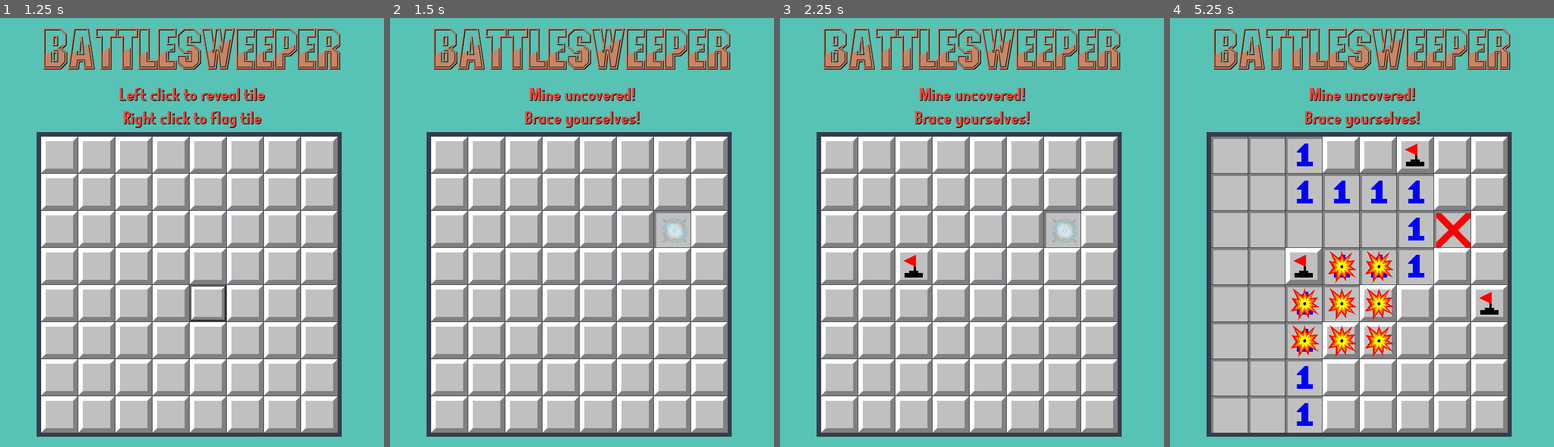
Above: before the commit, frames 1-4 (left to right).
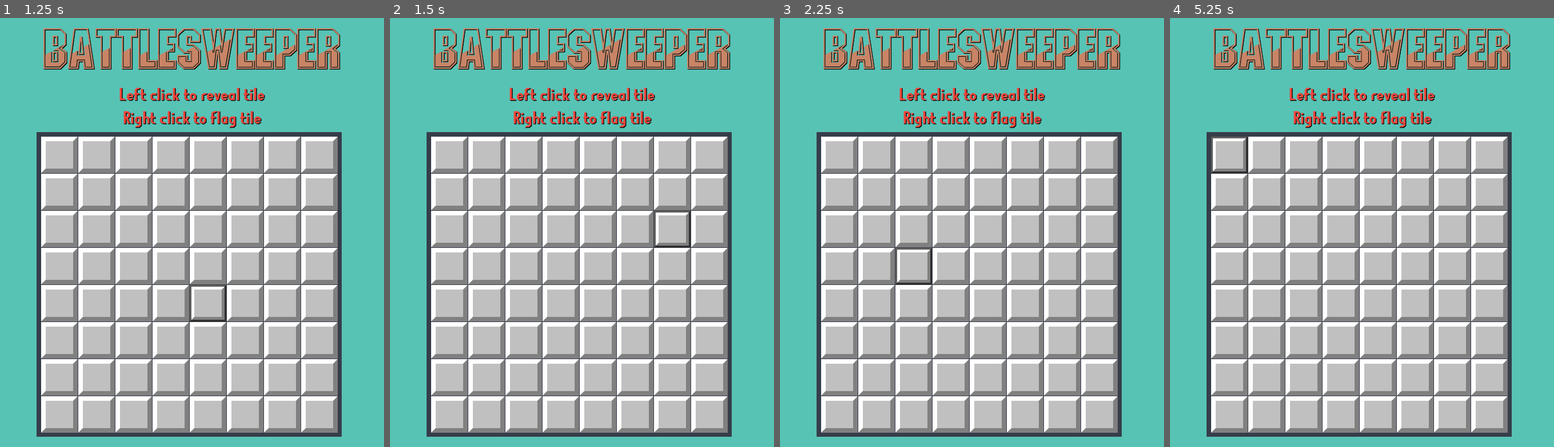
Above: after the commit, the same moments.

Repository: OverTimeChaos/BattleSweeper
Game: Godot game, scene res://Codes and Screens/TitleScreen.tscn
Same seed, same stepped clock (60 frames per second), same inputs: the game is played once before the commit and once after it.
Inputs (mouse positions are in pixels of both pictures, inside the frame that each line leads up to):
- Up to frame 1 (1.25 s): click "Start" at 0.5 s
- Up to frame 2 (1.5 s): tap Enter (Enter) at 1.25 s; move the mouse to (666, 211) at 1.27 s; press the mouse at (666, 211) at 1.28 s
- Up to frame 3 (2.25 s): right-click (1056, 211) at 1.55 s; tap Enter (Enter) at 2 s; move the mouse to (895, 253) at 2.02 s; release the mouse at (895, 253) at 2.03 s; right-click (895, 253) at 2.1 s
- Up to frame 4 (5.25 s): click (1285, 253) at 2.3 s; tap Enter (Enter) at 2.75, 2.85, 3.5, 4.25, 5 s; move the mouse to (1400, 138) at 2.77 s; hold Right mouse button (RightClick) 2.78-3.53 s; click (1400, 138) at 2.92 s; move the mouse to (1342, 318) at 3.52 s; click (1342, 318) at 3.6 s; move the mouse to (1477, 296) at 4.27 s; hold Right mouse button (RightClick) 4.28-5.03 s; click (1477, 296) at 4.42 s; move the mouse to (1246, 168) at 5.02 s; click (1246, 168) at 5.1 s

Frame 1 is identical in both runs. In frame 2, 1.9% of the frame differs, in the area x 31-79%, y 16-54%; in frame 3, 2.2%; in frame 4, 17%, in the area x 10-86%, y 16-97%.

Commit message:
ship indication

Diff:
--- a/Godot project/Codes and Screens/Events.gd
+++ b/Godot project/Codes and Screens/Events.gd
@@ -1,3 +1,4 @@
 extends Node
 
-signal EventTrigger(event:String)
+signal EventTrigger(event:String,info:String)
+signal NodePosition(node,postion)
--- a/Godot project/Codes and Screens/GameText.gd
+++ b/Godot project/Codes and Screens/GameText.gd
@@ -2,10 +2,13 @@
 func _ready():
 	Events.EventTrigger.connect(EventTriggered)
 
-func EventTriggered(event):
+func EventTriggered(event,info):
 	if event == "default": #changes text to default message
 		$".".text = "Left click to reveal tile
 Right click to flag tile"
 	if event == "boom": #changes text to boom message
 		$".".text = "Mine uncovered!
 		Brace yourselves!"
+	if event == "placing":
+		$".".text = "Left click to place " + info +"
+		Right click to rotate"
--- a/Godot project/Codes and Screens/MainGame.tscn
+++ b/Godot project/Codes and Screens/MainGame.tscn
@@ -29,6 +29,14 @@
 grow_vertical = 2
 color = Color(0.211765, 0.239216, 0.290196, 1)
 
+[node name="Control" type="Control" parent="MineSpace"]
+layout_mode = 1
+anchors_preset = 15
+anchor_right = 1.0
+anchor_bottom = 1.0
+grow_horizontal = 2
+grow_vertical = 2
+
 [node name="Mechanics" type="Node2D" parent="."]
 script = ExtResource("3_mi6uc")
 
@@ -50,3 +58,5 @@
 
 [node name="Debug message" type="Label" parent="VBoxContainer"]
 layout_mode = 2
+
+[connection signal="mouse_entered" from="MineSpace/Control" to="Mechanics" method="_on_control_mouse_entered"]
--- a/Godot project/Codes and Screens/Mechanics.gd
+++ b/Godot project/Codes and Screens/Mechanics.gd
@@ -1,11 +1,21 @@
 extends Node2D
 var Tile = preload("res://Codes and Screens/Tile.tscn") #preloads the tile scene onto this scene
-var tiles
+#array to set tile map
+var tiles= []
+#Variables for node info
+var noded =""
+var postioning = []
+# ship info
+var rotate = false
+var pn = 0
+var mouseinside = false
+const placing = "placing"
+const default = "default"
 
 
 #Calls when the scene is opened
 func _ready():
-
+	Events.NodePosition.connect(Nodepostioned) #connects a signal that reports the nodes position
 	#Spreads the tiles evenly per 65px from left corner of MineSpace rect
 	for r in StandAlone.Row:
 		for c in StandAlone.Col:
@@ -13,7 +23,12 @@
 			t.position = Vector2(r, c)*65
 			add_child(t)
 	tiles = get_children()
-	SetMines()
+	StandAlone.ShipPlacement = true
+
+func _process(delta):
+	if StandAlone.ShipPlacement == true:
+		shipPlacer()
+
 
 #function for setting bombs on random tiles
 func SetMines():
@@ -26,6 +41,14 @@
 			tile.SetMine() #function called from the preloaded 'Tile' scene in line 3
 			n += 1
 
+
+
+func Nodepostioned(node,postion): #allows the nodes infromation to be passed
+	noded = node
+	postioning = postion
+
+
+
 # function to hide Covered sprite on tiles
 func Debug(type):
 	if type == "cover":
@@ -35,3 +58,39 @@
 		get_tree().change_scene_to_file("res://Codes and Screens/CompleteScreen.tscn") #Swtiches to the complete level screen
 	if type == "game":
 		get_tree().change_scene_to_file("res://Codes and Screens/OverScreen.tscn")
+
+
+
+func shipPlacer(): # allow ships to be placed
+	var offsets = []
+	var nodes = [] #array of nodes
+	if mouseinside == true:
+		if pn < 5:
+			Events.emit_signal("EventTrigger",placing,StandAlone.ships[pn])
+			offsets =  StandAlone.shipoffersetter(pn,rotate)
+			nodes.append(noded)
+			for offset in offsets:
+				for tile in tiles:
+					if tile.position  == postioning + offset:
+						nodes.append(tile)
+			for node in nodes:
+				node.indicated()
+			if Input.is_action_just_pressed("LeftClick"):
+				pn += 1
+				SetMines()
+			elif Input.is_action_just_pressed("RightClick"):
+				if rotate == false:
+					rotate = true
+				else:
+					rotate = false
+		else:
+			Events.emit_signal("EventTrigger",default,null)
+			StandAlone.ShipPlacement = false
+
+
+
+func _on_control_mouse_entered():
+	mouseinside = true
+
+func _on_control_mouse_exited():
+	mouseinside = false
--- a/Godot project/Codes and Screens/StandAlone.gd
+++ b/Godot project/Codes and Screens/StandAlone.gd
@@ -4,6 +4,13 @@
 var scoresandnames = {}
 var scores = []
 var names = []
+var carrier = [true,true,true,true,true]
+var battleship = [true,true,true,true]
+var cruiser = [true,true,true]
+var submarine = [true,true,true]
+var destroyer = [true,true]
+var ships = ["Carrier","BattleShip","Cruiser","Submarine","Destroyer"]
+var arrayShips = [carrier,battleship,cruiser,submarine,destroyer]
 var sections
 #None of these variables outside of the function are necessaryly needed to be predefined to make the game work
 #However it helps with scablitliy of the game in the future
@@ -23,6 +30,7 @@
 #Variables to determine the status of the game/level
 var Complete = false
 var GameOver = false
+var ShipPlacement = false
 
 #Variable used to save scores
 var PlayerScore = 10000
@@ -73,8 +81,49 @@
 	SortName() #sorts names by biggest scores archive to smallest
 
 
-func configShip(ship,part):
-	pass
+func shipoffersetter(ship,rotate): # a function that gives the offset array of the ships
+	#depending on switch ship and if the rotate is true or false it will give a different
+	var offsets = []
+	if ship == 0: #carrier
+		if rotate == false:
+			offsets = [
+				(Vector2.LEFT) * 65,(Vector2.LEFT) * 130,(Vector2.RIGHT) * 65,(Vector2.RIGHT) * 130
+			]
+		elif rotate == true:
+			offsets = [
+				(Vector2.UP) * 65,(Vector2.UP) * 130,(Vector2.DOWN) * 65,(Vector2.DOWN) * 130
+			]
+	elif ship == 1: #battleship
+		if rotate == false:
+			offsets = [
+				(Vector2.LEFT) * 65,(Vector2.LEFT) * 130,(Vector2.RIGHT) * 65
+			]
+		elif rotate == true:
+			offsets = [
+				(Vector2.UP) * 65,(Vector2.UP) * 130,(Vector2.DOWN) * 65
+			]
+	elif ship == 2 or 3: #sub or curiser
+		if rotate == false:
+			offsets = [
+				(Vector2.LEFT) * 65,(Vector2.RIGHT) * 65
+			]
+		elif rotate == true:
+			offsets = [
+				(Vector2.UP) * 65,(Vector2.DOWN) * 65
+			]
+	elif ship == 4: #destoryer
+		if rotate == false:
+			offsets = [
+				(Vector2.LEFT) * 65
+			]
+		elif rotate == true:
+			offsets = [
+				(Vector2.UP) * 65
+			]
+	return offsets
+
+
+
 func SortNumber():
 	scores.sort_custom(func(a,b): return a>b) #sorts scores by asscending order
 func SortName():
--- a/Godot project/Codes and Screens/Tile.gd
+++ b/Godot project/Codes and Screens/Tile.gd
@@ -3,7 +3,6 @@
 #Constants
 const boom = "boom"
 const default = "default"
-
 #Debug varaibles
 var CoveredDebug = true
 
@@ -13,7 +12,8 @@
 var IsMine = false
 var IsOccupied = false
 var Exploded = false
-
+var shipNumber = 0
+var partNumber = 0
 
 
 
@@ -28,7 +28,7 @@
 
 		if IsMine == true: #if the tile is a mine, the mine will explode creating a radius
 			Covered = false
-			Events.emit_signal("EventTrigger",boom)  #changes text to explosion message
+			Events.emit_signal("EventTrigger",boom,null)  #changes text to explosion message
 			await get_tree().create_timer(1.0).timeout # shows the mine before it mine explosion frame
 			StandAlone.MineNumber -= 1
 			$Mine.hide()
@@ -36,7 +36,7 @@
 			for tile in GetSurroundings(): #calls the GetSurroundings function to found the Surroundings mines
 				tile.explode()
 			await get_tree().create_timer(1.0).timeout # shows the mine before it mine explosion frame
-			Events.emit_signal("EventTrigger", default) #sets it back to default message
+			Events.emit_signal("EventTrigger", default,null) #sets it back to default message
 			$Numbers.set_frame(9)
 
 		elif IsMine == false: #if the tile is not a mine, the game proceeds
@@ -134,11 +134,17 @@
 	if (event) is InputEventMouseButton: #detects mouse input
 		#Calls uncover function on left click
 		if event.is_action_pressed("LeftClick"):
-			uncover()
+			if StandAlone.ShipPlacement == true:
+				pass
+			else:
+				uncover()
 
 		#Calls flag function on right click
 		if event.is_action_pressed("RightClick"):
-			ToggleFlag()
+			if StandAlone.ShipPlacement == true:
+				pass
+			else:
+				ToggleFlag()
 
 func DebugCovered(): #uncovers or covers tiles for debug purposes
 	if CoveredDebug == false:
@@ -149,10 +155,13 @@
 		$Covered.hide()
 		CoveredDebug = false
 
+func indicated():
+	$Covered.set_frame(1) #As the mouses hovers over a tile it changes to indicate that the tile is being selected
 
 func _on_control_mouse_entered():
 	$Covered.set_frame(1) #As the mouses hovers over a tile it changes to indicate that the tile is being selected
-
+	if StandAlone.ShipPlacement == true:
+		Events.emit_signal("NodePosition",self,position)
 
 func _on_control_mouse_exited():
 	$Covered.set_frame(0)#As the mouses leaves the tile it changes to indicate that the tile is not being selected
--- /dev/null
+++ b/Godot project/Codes and Screens/thanks.gd
@@ -0,0 +1,13 @@
+extends Node
+"Myle"
+"Toxic Monster"
+"The Godot Cafe Discord Community"
+
+# Called when the node enters the scene tree for the first time.
+func _ready():
+	pass # Replace with function body.
+
+
+# Called every frame. 'delta' is the elapsed time since the previous frame.
+func _process(delta):
+	pass
